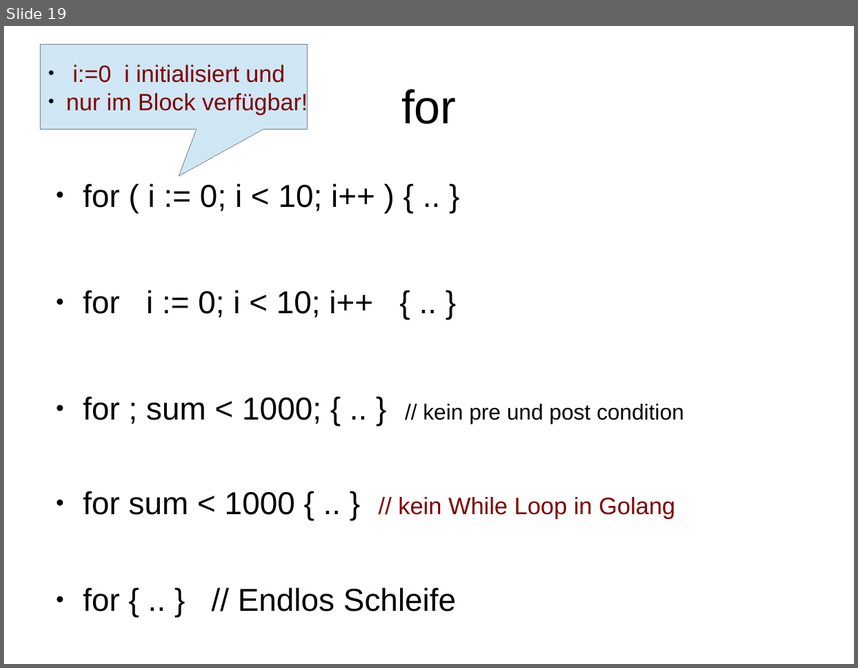
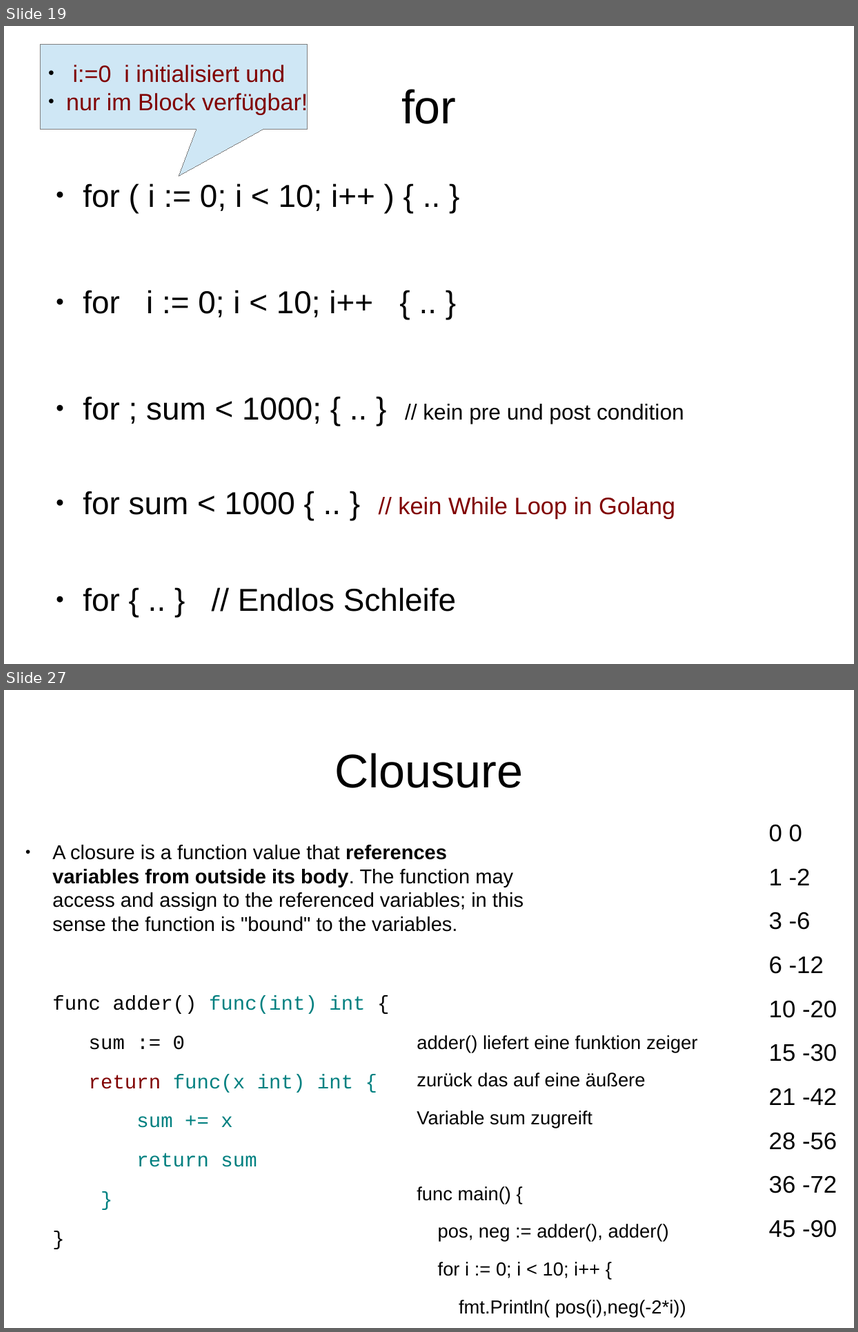
Before and after one commit to rayank77b/smallStuffs, a slide deck: programmierung/vortrag/golang.odp. Shown one above the other, each under a label of ours: slide 19 before the commit, slides 19 and 27 after it; the slides between them are not shown. The pictures are 858x668 and 858x1332 pixels, drawn with LibreOffice and Linux fonts; fonts in the diff are those of the drawing. Boxes give left, top, right and bottom in pixels: in the first picture for what was removed or moved away, otherwise in the second. Text is boxed around its words. In the diff, an @@ line names an element or a change of style, - is before the commit and + after.

```diff
--- a/programmierung/vortrag/golang.odp
+++ b/programmierung/vortrag/golang.odp
@@ slide 27 added at bbox=[4, 690, 854, 1328], background #FFFFFF @@
@@ title added at bbox=[335, 753, 523, 788], 44 pt, text #000000 @@
+Clousure
@@ text added at bbox=[769, 824, 837, 1193], 22.4 pt, text #000000 @@
+0 0
+1 -2
+3 -6
+6 -12
+10 -20
+15 -30
+21 -42
+28 -56
+36 -72
+45 -90
@@ text added at bbox=[52, 845, 524, 1167], 18.7 pt, text #000000 @@
+● A closure is a function value that references variables from outside its body. The function may access and assign to the referenced variables; in this sense the function is "bound" to the variables.
+func adder() func(int) int {
+sum := 0
+return func(x int) int {
+sum += x
+return sum
+}
+}
@@ text added at bbox=[417, 1035, 697, 1317], 17.6 pt, text #000000 @@
+adder() liefert eine funktion zeiger
+zurück das auf eine äußere
+Variable sum zugreift
+func main() {
+pos, neg := adder(), adder()
+for i := 0; i < 10; i++ {
+fmt.Println( pos(i),neg(-2*i))
+}}
```
Also in this commit, not shown: 3 slides changed, 8 other slides added, 2 slides removed.
